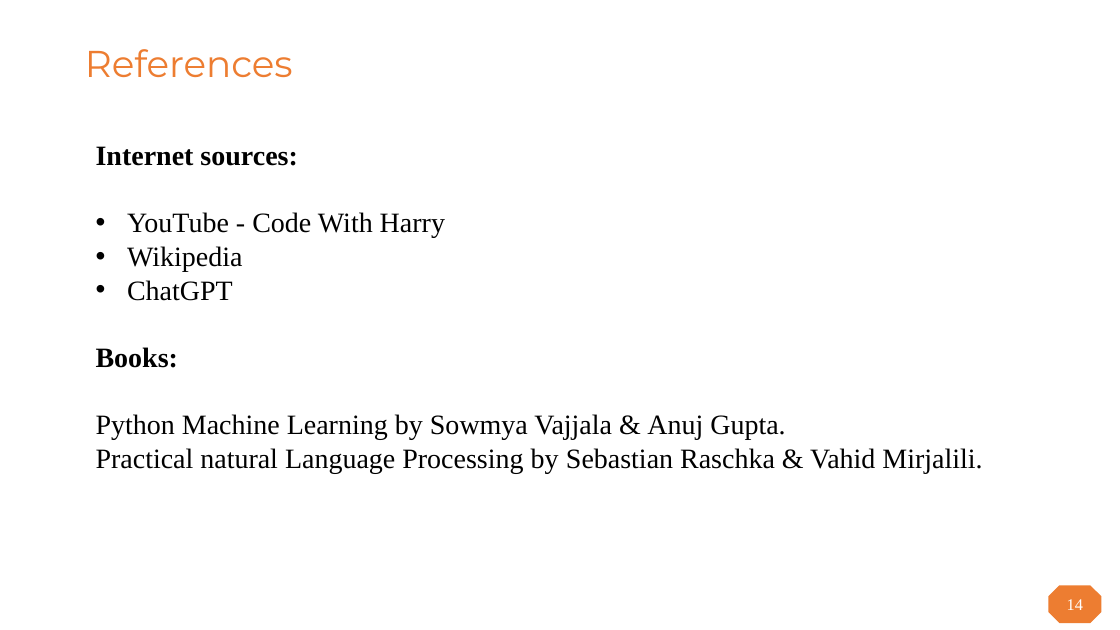
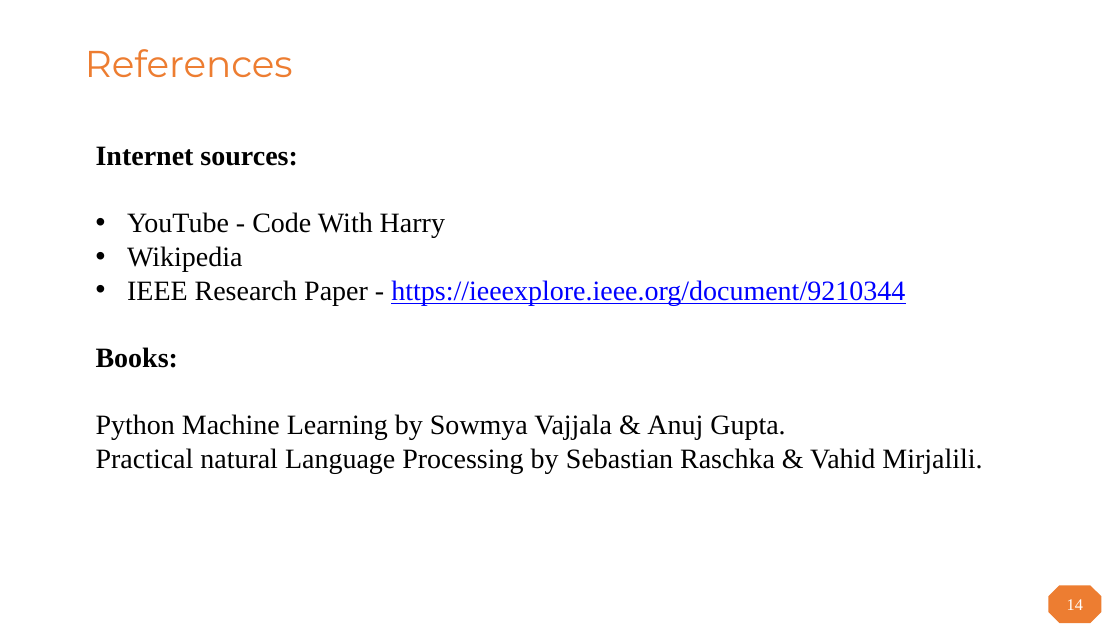
Before and after one commit to AkshadAmbekar/voice-assistant-pbl, a slide deck: slide 14 of voice-assistant-ppt-25.pptx. Drawn at 1120x630 pixels with LibreOffice and Linux fonts; fonts in the diff are those of the drawing; background and template pictures are left out. Boxes give left, top, right and bottom in pixels: in the first picture for what was removed or moved away, otherwise in the second. Text is boxed around its words. In the diff, an @@ line names an element or a change of style, - is before the commit and + after.

```diff
--- a/voice-assistant-ppt-25.pptx
+++ b/voice-assistant-ppt-25.pptx
@@ text at box(127, 280, 905, 305): text changed; text colour #000000 to #0000FF @@
-• ChatGPT
+• IEEE Research Paper - https://ieeexplore.ieee.org/document/9210344
```
Also in this commit, not shown: 1 other slide changed, 2 other files.
